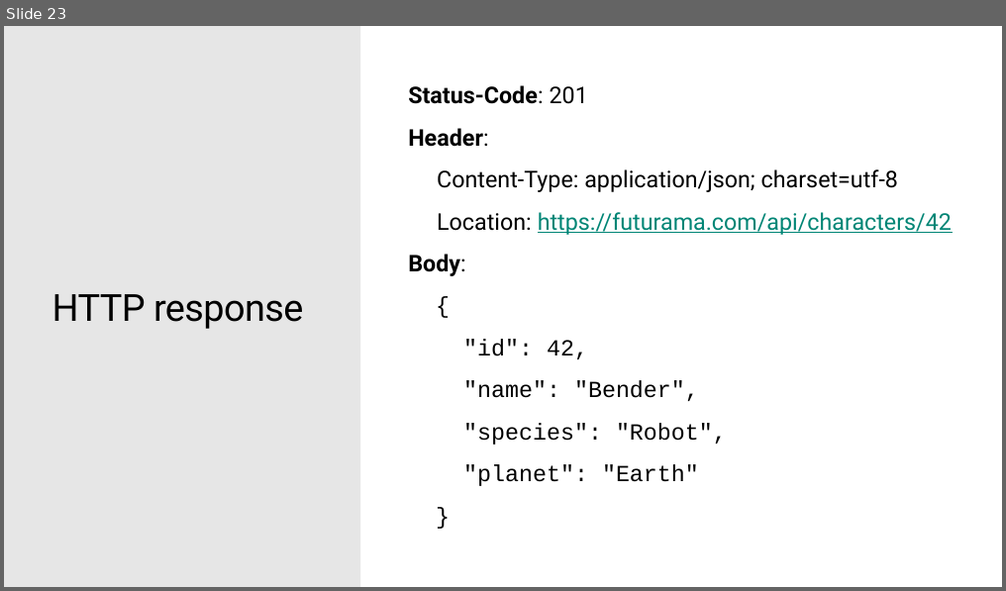
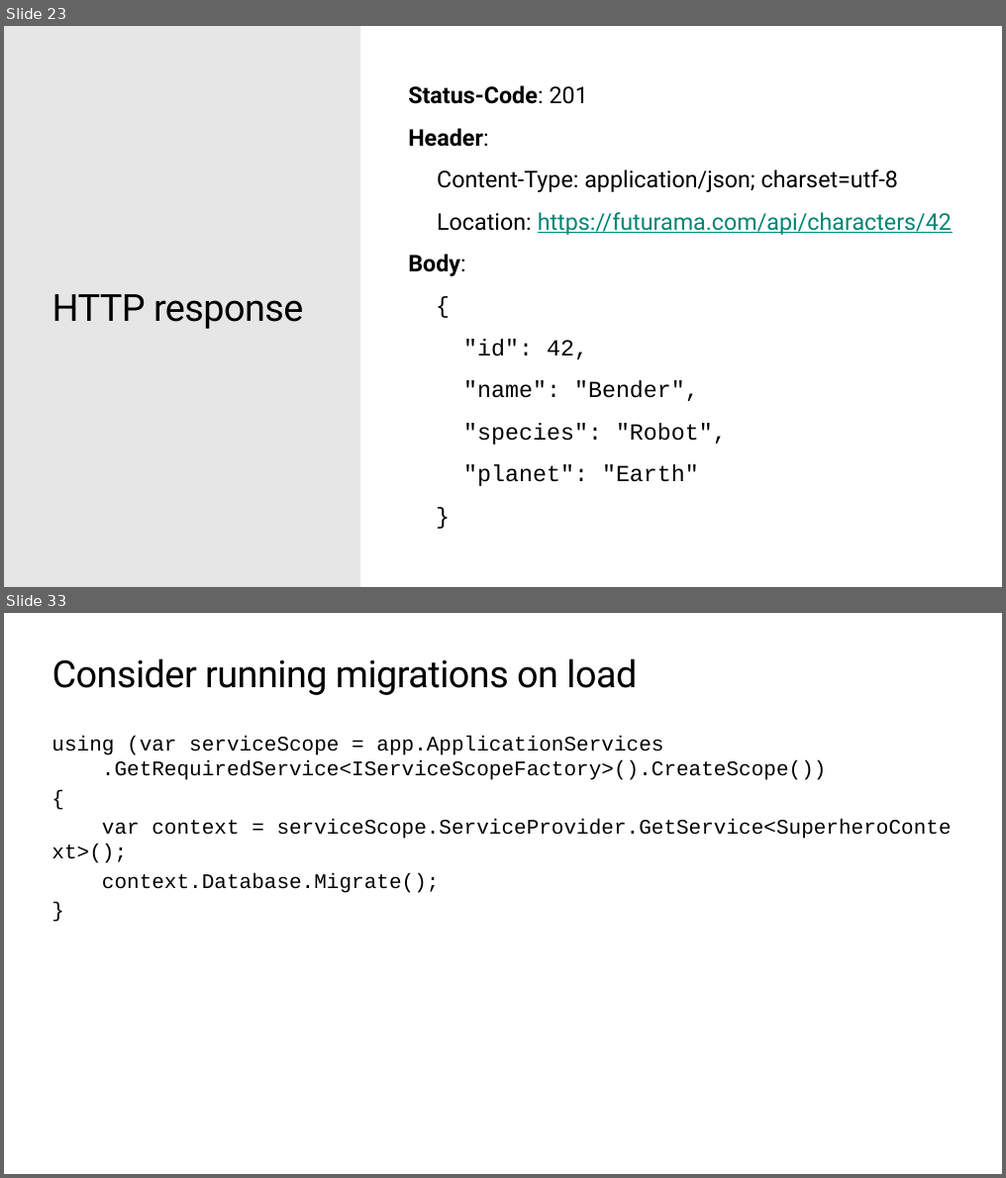
Before and after one commit to ondfisk/BDSA2019, a slide deck: Slides/Lecture09 - JSON and the REST - ASP.NET Core.pptx. Shown one above the other, each under a label of ours: slide 23 before the commit, slides 23 and 33 after it; the slides between them are not shown. The pictures are 1006x591 and 1006x1178 pixels, drawn with LibreOffice and Linux fonts; fonts in the diff are those of the drawing; background and template pictures are left out. Boxes give left, top, right and bottom in pixels: in the first picture for what was removed or moved away, otherwise in the second. Text is boxed around its words. In the diff, an @@ line names an element or a change of style, - is before the commit and + after.

```diff
--- a/Slides/Lecture09 - JSON and the REST - ASP.NET Core.pptx
+++ b/Slides/Lecture09 - JSON and the REST - ASP.NET Core.pptx
@@ slide 33 added at [4,613,1002,1174], background #FFFFFF @@
@@ title added at [53,659,637,695], 36 pt, text #000000 @@
+Consider running migrations on load
@@ text added at [52,736,951,893], 20 pt, text #000000 @@
+using (var serviceScope = app.ApplicationServices
+.GetRequiredService<IServiceScopeFactory>().CreateScope())
+{
+var context = serviceScope.ServiceProvider.GetService<SuperheroContext>();
+context.Database.Migrate();
+}
```
Also in this commit, not shown: 1 slide changed, 12 other slides added, 13 other files.
